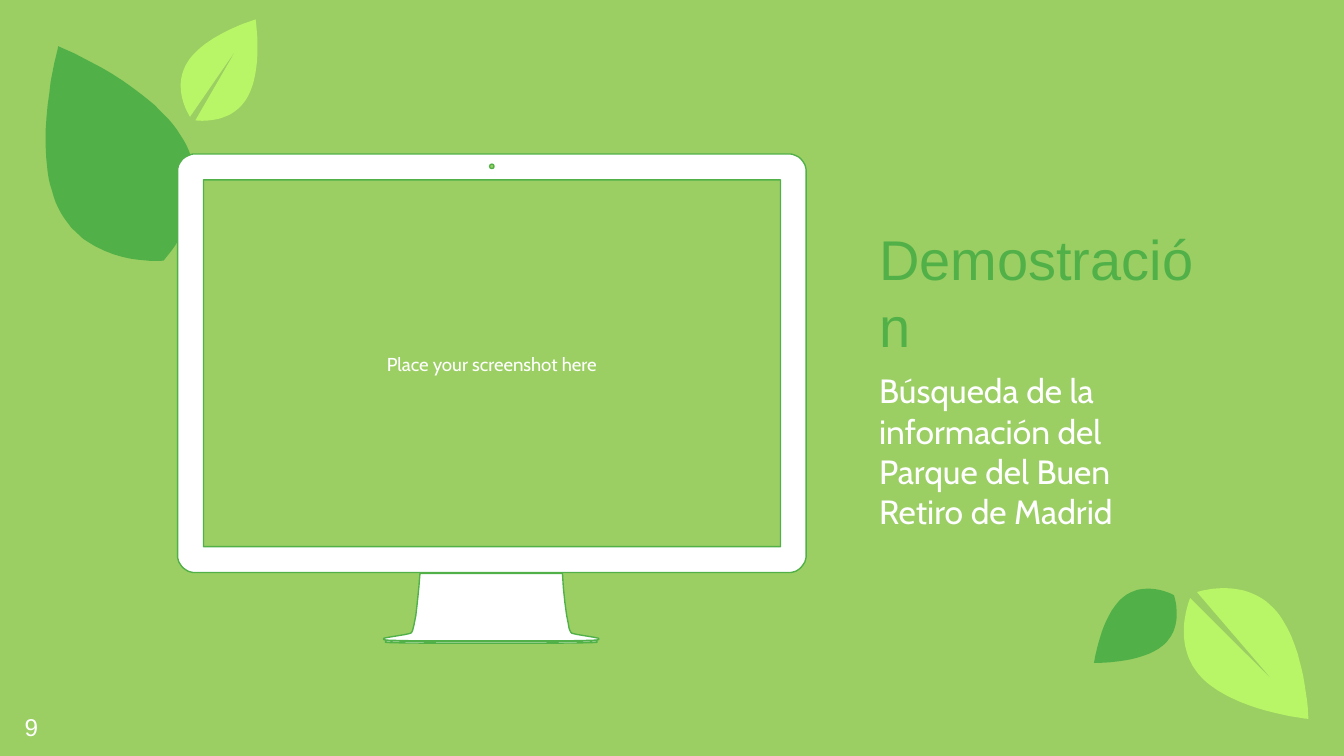
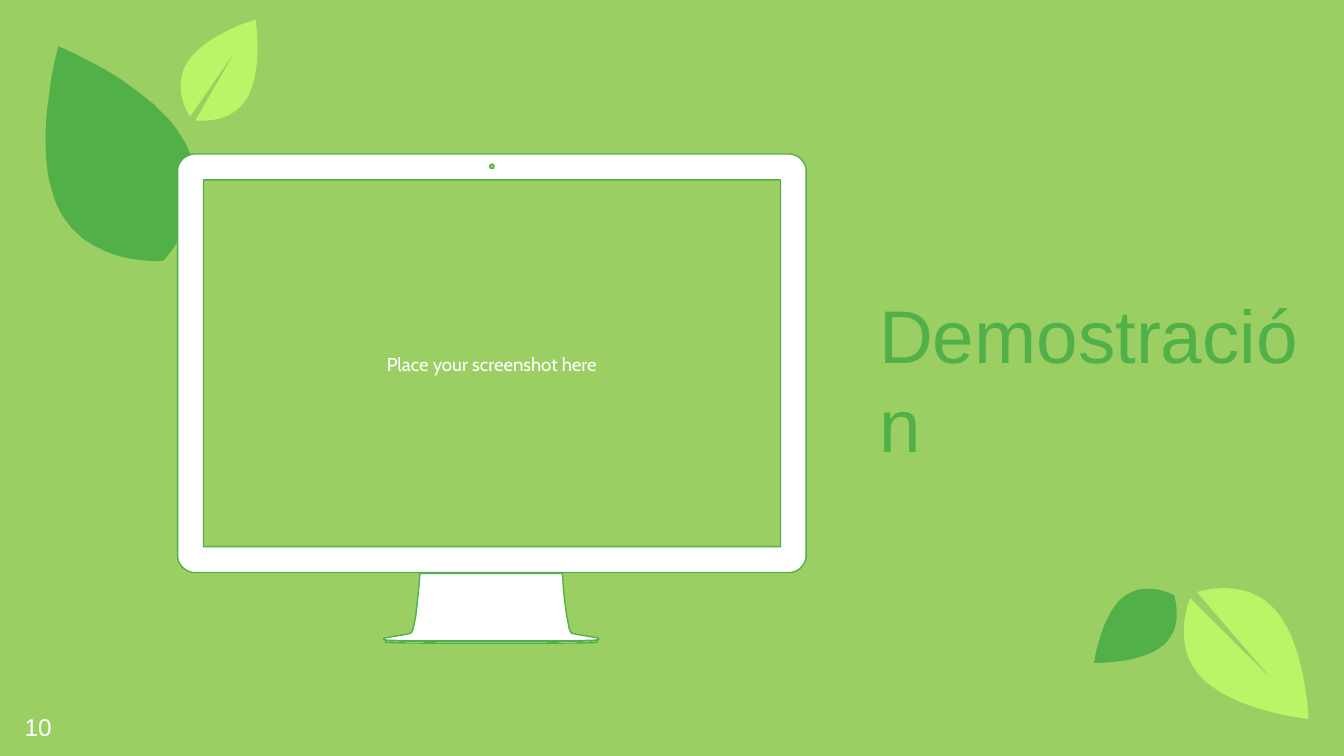
Before and after one commit to FacultadInformatica-LinkedData/Curso2019-2020, a slide deck: slide 10 of HandsOn/Group07/Presentación APP.pptx (slide 9 before the commit). Drawn at 1344x756 pixels with LibreOffice and Linux fonts; fonts in the diff are those of the drawing. Boxes give left, top, right and bottom in pixels: in the first picture for what was removed or moved away, otherwise in the second. Text is boxed around its words. In the diff, an @@ line names an element or a change of style, - is before the commit and + after.

```diff
--- a/HandsOn/Group07/Presentación APP.pptx
+++ b/HandsOn/Group07/Presentación APP.pptx
@@ text "Demostración" at box(866, 73, 1312, 684): size 30 to 40 pt @@
@@ text at box(879, 378, 1112, 525): paragraph removed @@
-Búsqueda de la información del Parque del Buen Retiro de Madrid
@@ page number at box(25, 719, 52, 736): text changed @@
-9
+10
```
Also in this commit, not shown: 5 other slides changed, 1 slide added.
